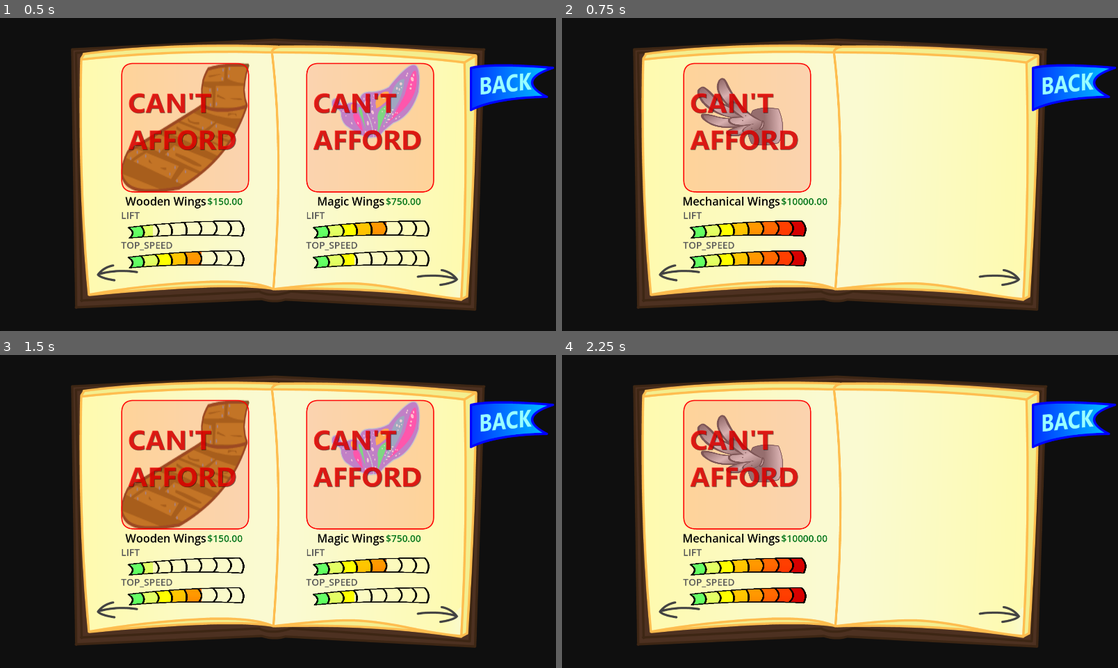
Above: before the commit, frames 1-4 (two rows, left to right).
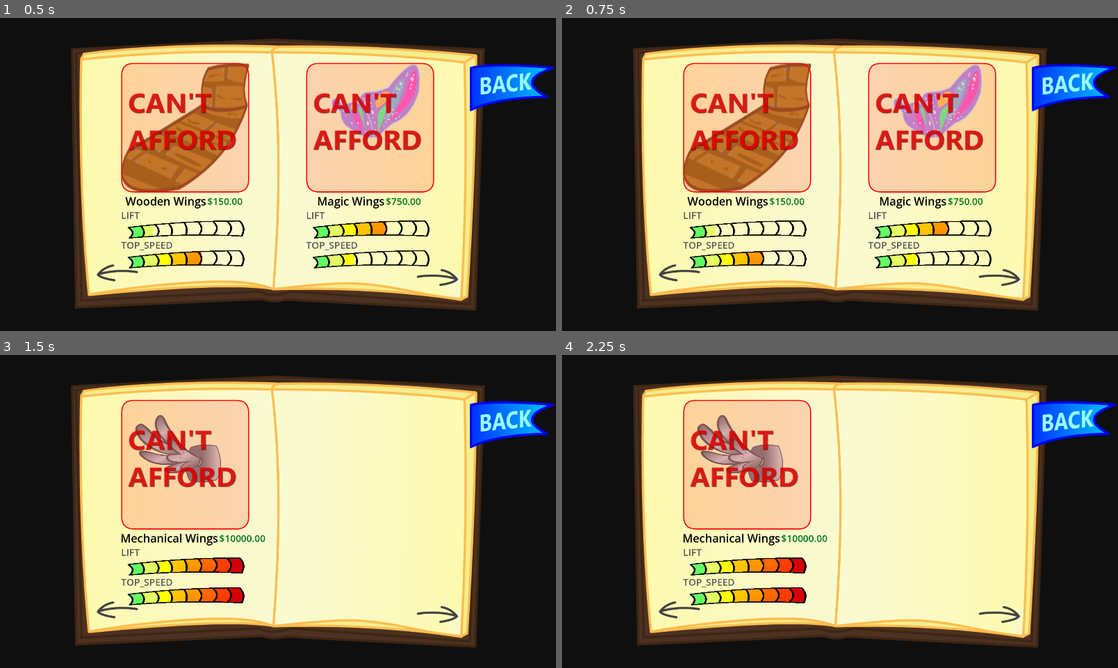
Above: after the commit, the same moments.

Repository: 100-Devs-1-Game/FlightOfHarmony
Game: Godot game, scene res://shop/upgrade_book/upgrade_book.tscn
The game is run twice, just before and just after one commit, with the same random seed, the same clock (stepped at 60 frames per second) and the same inputs. This scene is started directly instead of the project's main scene.
Inputs (mouse positions are in pixels of both pictures, inside the frame that each line leads up to):
- Up to frame 1 (0.5 s): no input
- Up to frame 2 (0.75 s): click (678, 271) at 0.5 s
- Up to frame 3 (1.5 s): click (439, 614) at 1.25 s
- Up to frame 4 (2.25 s): click (1001, 614) at 2 s

Frame 1 is identical in both runs. In frame 2, 17% of the frame differs, in the area x 21-79%, y 14-80%; in frame 3, 17%; in frame 4, nothing differs.

Commit message:
Disable page wrapping

Diff:
--- a/src/shop/upgrade_book/upgrade_book.gd
+++ b/src/shop/upgrade_book/upgrade_book.gd
@@ -59,9 +59,8 @@
 func next_page() -> void:
 	if pages.get_child_count() == 0:
 		return
-	_current_idx += 1
-	if _current_idx > pages.get_child_count() / 2:
-		_current_idx = 0
+	if _current_idx < pages.get_child_count() / 2:
+		_current_idx += 1
 	_apply_page_visibility()
 
 
@@ -70,8 +69,6 @@
 		return
 	if _current_idx > 0:
 		_current_idx -= 1
-	else:
-		_current_idx = pages.get_child_count() / 2
 	_apply_page_visibility()
 
 
